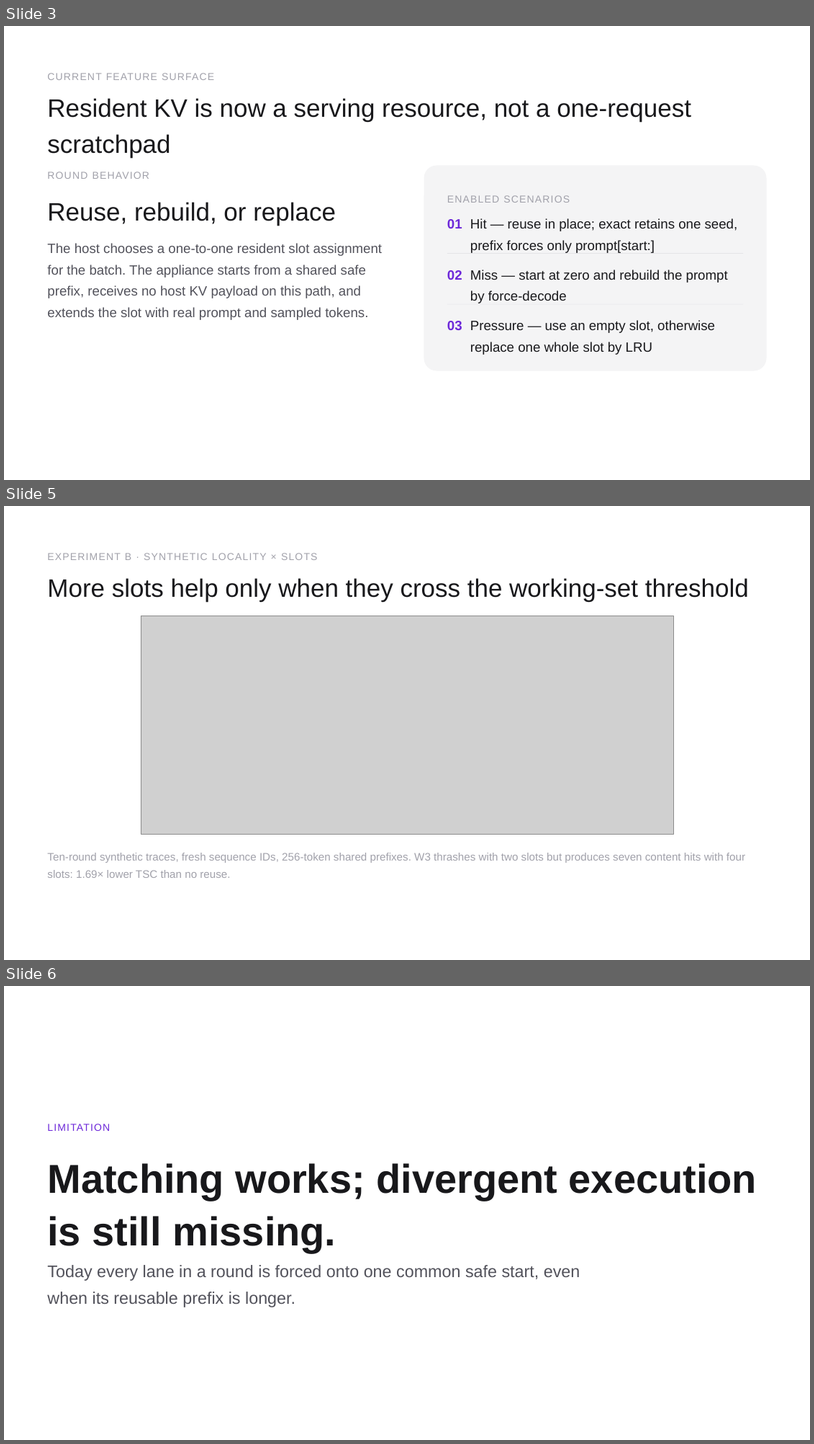
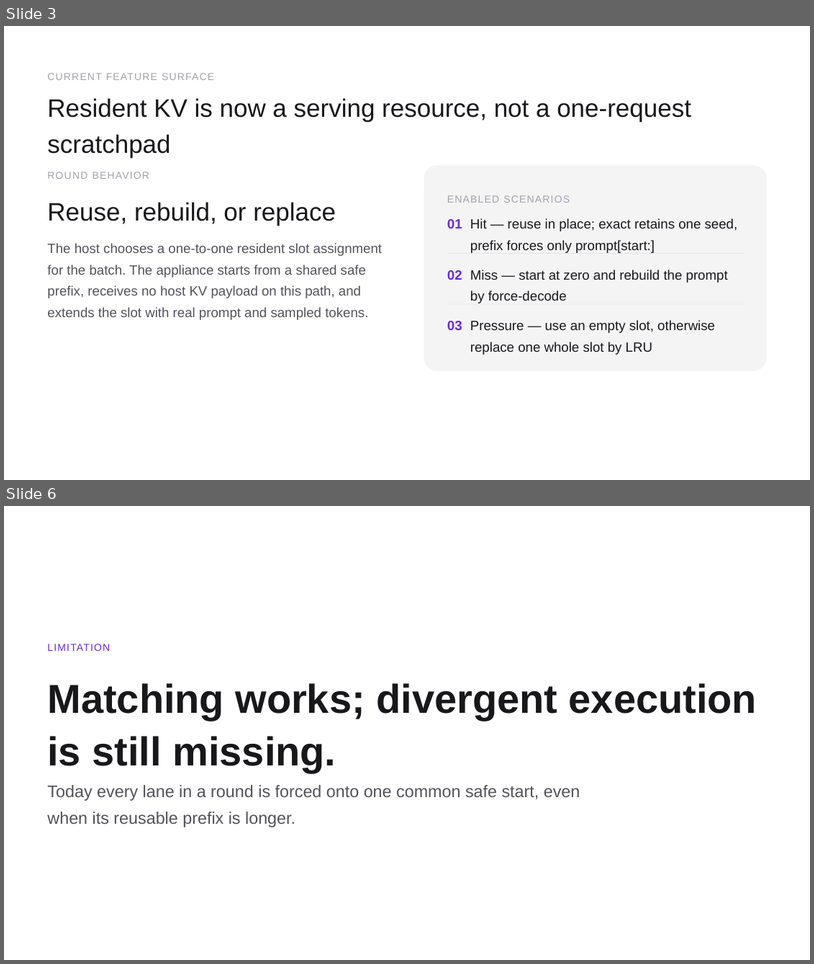
Before and after one commit to happyandslow/agent-memory, a slide deck: projects/WaferEngine-staging/meetings/2026-08-11.pptx. Shown one above the other, each under a label of ours: slides 3, 5 and 6 before the commit, slides 3 and 6 after it; the slides between them are not shown. The pictures are 814x1444 and 814x964 pixels, drawn with LibreOffice and Linux fonts; fonts in the diff are those of the drawing; grey boxes stand for pictures. Boxes give left, top, right and bottom in pixels: in the first picture for what was removed or moved away, otherwise in the second. Text is boxed around its words. In the diff, an @@ line names an element or a change of style, - is before the commit and + after.

Commit message:
update slides

```diff
--- a/projects/WaferEngine-staging/meetings/2026-08-11.pptx
+++ b/projects/WaferEngine-staging/meetings/2026-08-11.pptx
@@ slide 5 removed at box(4, 506, 810, 960), background #FFFFFF @@
@@ text removed at box(47, 553, 317, 560) @@
-EXPERIMENT B · SYNTHETIC LOCALITY × SLOTS
@@ text removed at box(47, 578, 749, 602) @@
-More slots help only when they cross the working-set threshold
@@ picture removed at box(141, 615, 674, 834) @@
@@ text removed at box(47, 852, 746, 878) @@
-Ten-round synthetic traces, fresh sequence IDs, 256-token shared prefixes. W3 thrashes with two slots but produces seven content hits with four slots: 1.69× lower TSC than no reuse.
```
Also in this commit, not shown: 1 slide changed, 1 slide added, 15 other files.
